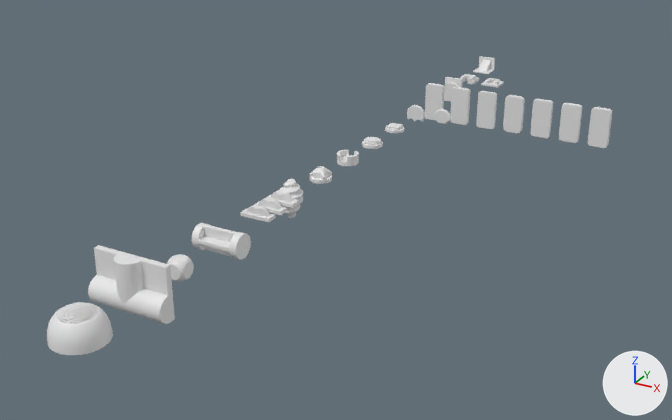
Before and after pictures for a commit that changed the Blender file MyModelChallenge.blend.
Both versions are drawn from a 50 mm lens placed at (37.7, -35.9, 30.0), pointed at (0.8, 31.3, -3.5). Lighting does not change. The marker at lower right points along +X, +Y and +Z.

The older version as bpy lines, for what is in view:
```python
ob_day01 = bpy.data.objects.new('Day01', me_plane)
ob_day01.location = (0.0, 70.0, 0.0)
ob_day02_1 = bpy.data.objects.new('Day02_1', me_cube_002)
ob_day02_1.location = (3.0, 65.0, 0.0)
ob_day02_1.rotation_euler = (0.0, 0.0, -1.571)  # degrees (0, 0, -90)
ob_day03_1 = bpy.data.objects.new('Day03_1', me_circle_002)
ob_day03_1.location = (0.07, 60.0, 0.0)
ob_day03_1.rotation_euler = (1.571, 0.0, 0.0)  # degrees (90, 0, 0)
ob_day04_1 = bpy.data.objects.new('Day04_1', me_plane_001)
ob_day04_1.location = (18.0, 55.0, 0.0)
ob_day04_1.rotation_euler = (1.571, 0.0, 0.0)  # degrees (90, 0, 0)
ob_day04_2 = bpy.data.objects.new('Day04_2', me_plane_002)
ob_day04_2.location = (15.0, 55.0, 0.0)
ob_day04_2.rotation_euler = (1.571, 0.0, 3.142)  # degrees (90, 0, 180)
ob_day04_3 = bpy.data.objects.new('Day04_3', me_plane_003)
ob_day04_3.location = (12.0, 55.0, 0.0)
ob_day04_3.rotation_euler = (1.571, 0.0, 3.142)  # degrees (90, 0, 180)
ob_day04_3.scale = (1.0, 1.0, 0.858)
ob_day04_4 = bpy.data.objects.new('Day04_4', me_plane_004)
ob_day04_4.location = (9.0, 55.0, 0.0)
ob_day04_4.rotation_euler = (1.571, 0.0, 3.142)  # degrees (90, 0, 180)
ob_day04_7 = bpy.data.objects.new('Day04_7', me_plane_007)
ob_day04_7.location = (0.0, 55.0, 0.0)
ob_day04_7.rotation_euler = (1.571, 0.0, 0.0)  # degrees (90, 0, 0)
ob_day11_1 = bpy.data.objects.new('Day11_1', me_cube)
ob_day11_1.location = (0.0, 20.0, 0.0)
ob_day11_1.scale = (0.666, 0.48, 1.0)
# also in view: 'Day04_5' at (6.0, 55.0, 0.0); 'Day13_1' at (0.0, 10.0, 0.0); 'Day15_1' at (0.0, 0.0, 1.1); 'Day04_6' at (3.0, 55.0, 0.0); 'Outer Layer' at (0.0, 0.0, 0.5)
```
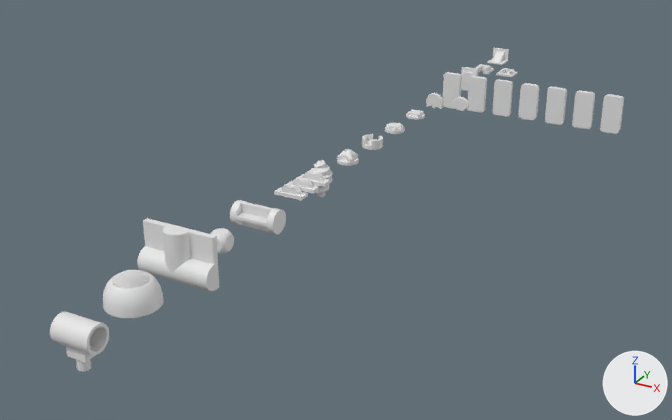
ob_day10_1 is not drawn itself; it is the parent of ob_cylinder.

Edits to the bpy script that builds the scene:
```text
Add me_cylinder_004:
    me_cylinder_004.from_pydata(...)  # 1048 vertices, 1048 faces; spans x -1.0..2.52, y -1.0..1.0, z -1.5..1.5
    me_cylinder_004.polygons.foreach_set('use_smooth', [True] * 1048)
Change ob_day01:
    ob_day01.location: (0.0, 70.0, 0.0) -> (0.0, 75.0, 0.0)
Change ob_day02_1:
    ob_day02_1.location: (3.0, 65.0, 0.0) -> (3.0, 70.0, 0.0)
Change ob_day03_1:
    ob_day03_1.location: (0.07, 60.0, 0.0) -> (0.07, 65.0, 0.0)
Change ob_day04_1:
    ob_day04_1.location: (18.0, 55.0, 0.0) -> (18.0, 60.0, 0.0)
Change ob_day04_7:
    ob_day04_7.location: (0.0, 55.0, 0.0) -> (0.0, 60.0, 0.0)
Change ob_day04_2:
    ob_day04_2.location: (15.0, 55.0, 0.0) -> (15.0, 60.0, 0.0)
Change ob_day04_3:
    ob_day04_3.location: (12.0, 55.0, 0.0) -> (12.0, 60.0, 0.0)
Change ob_day04_4:
    ob_day04_4.location: (9.0, 55.0, 0.0) -> (9.0, 60.0, 0.0)
Change ob_day04_5:
    ob_day04_5.location: (6.0, 55.0, 0.0) -> (6.0, 60.0, 0.0)
Change ob_day04_6:
    ob_day04_6.location: (3.0, 55.0, 0.0) -> (3.0, 60.0, 0.0)
Change ob_day05_1:
    ob_day05_1.location: (3.0, 50.0, 0.0) -> (3.0, 55.0, 0.0)
Change ob_day05_2:
    ob_day05_2.location: (0.0, 50.0, 0.0) -> (0.0, 55.0, 0.0)
Change ob_day07_1:
    ob_day07_1.location: (0.0, 40.0, 0.0) -> (0.0, 45.0, 0.0)
Change ob_day08_1:
    ob_day08_1.location: (0.0, 35.0, 0.0) -> (0.0, 40.0, 0.0)
Change ob_day09_1:
    ob_day09_1.location: (0.0, 30.0, 0.0) -> (0.0, 35.0, 0.0)
Change ob_day10_1:
    ob_day10_1.location: (0.0, 25.0, 0.0) -> (0.0, 30.0, 0.0)
Change ob_day11_1:
    ob_day11_1.location: (0.0, 20.0, 0.0) -> (0.0, 25.0, 0.0)
Change ob_day12_1:
    ob_day12_1.location: (0.0, 15.0, 0.0) -> (0.0, 20.0, 0.0)
Change ob_day14_1:
    ob_day14_1.location: (0.0, 5.0, 0.0) -> (0.0, 10.0, 0.0)
Change ob_day15_1:
    ob_day15_1.location: (0.0, 0.0, 0.0) -> (0.0, 5.0, 0.0)
Add ob_cylinder_001:
    ob_cylinder_001 = bpy.data.objects.new('Cylinder.001', me_cylinder_004)
    ob_cylinder_001.location = (0.0, 0.0, 0.0)
    ob_cylinder_001.rotation_euler = (0.0, 1.571, 0.0)  # degrees (0, 90, 0)
    _m = ob_cylinder_001.modifiers.new('Subdivision', 'SUBSURF')
    _m.levels = 2
```

What differs and where, as boxes (x1, y1, x2, y2) in the pictures (672 x 420 px):
'Day14_1', moved: before (88, 245, 175, 324); after (137, 218, 219, 291)
'Outer Layer', moved: before (47, 303, 113, 355); after (103, 271, 164, 318)
'Day12_1', moved: before (192, 223, 251, 260); after (230, 200, 286, 234)
'Cylinder.001', added: after (50, 312, 109, 372)
'Day11_1', moved: before (240, 190, 299, 222); after (274, 170, 330, 200)
'Day04_1', moved: before (588, 107, 612, 148); after (600, 94, 624, 134)
'Day04_2', moved: before (559, 103, 582, 143); after (572, 90, 595, 129)
'Day04_3', moved: before (530, 99, 553, 139); after (545, 87, 567, 125)
'Day04_5', moved: before (476, 91, 497, 129); after (492, 79, 513, 117)
'Day04_4', moved: before (503, 95, 525, 134); after (519, 83, 539, 121)
'Day04_6', moved: before (450, 87, 471, 125); after (467, 76, 487, 113)
'Day15_1', moved: before (56, 302, 98, 323); after (112, 270, 150, 288)
'Day04_7', moved: before (425, 83, 444, 121); after (443, 72, 462, 109)
'Cylinder', moved: before (280, 179, 303, 218); after (310, 160, 333, 197)
'Day09_1', moved: before (309, 166, 332, 184); after (337, 149, 359, 166)
'Day08_1', moved: before (337, 150, 359, 166); after (362, 134, 383, 150)
'Day03_1', moved: before (444, 77, 463, 102); after (461, 67, 479, 91)
'Day01', moved: before (473, 56, 495, 74); after (487, 48, 509, 65)
'Day05_2', moved: before (407, 105, 425, 122); after (426, 93, 443, 109)
'Day07_1', moved: before (362, 137, 383, 149); after (385, 123, 405, 134)
'Day05_1', moved: before (433, 109, 452, 124); after (452, 97, 470, 111)
'Day02_1', moved: before (481, 78, 504, 88); after (496, 68, 518, 77)
